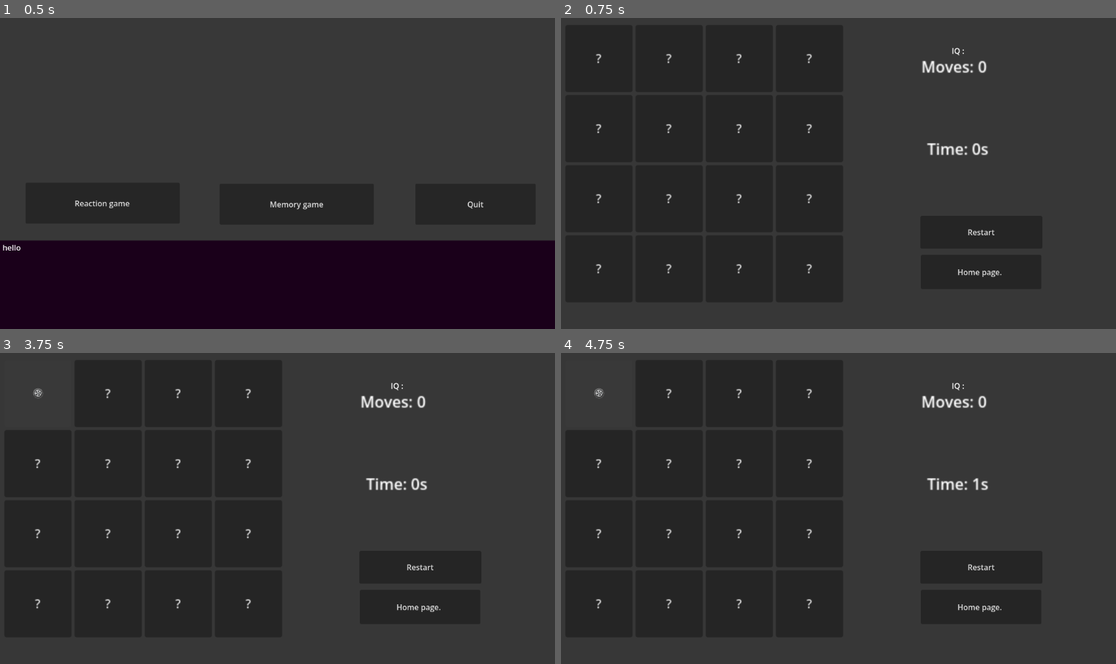
Above: before the commit, frames 1-4 (two rows, left to right).
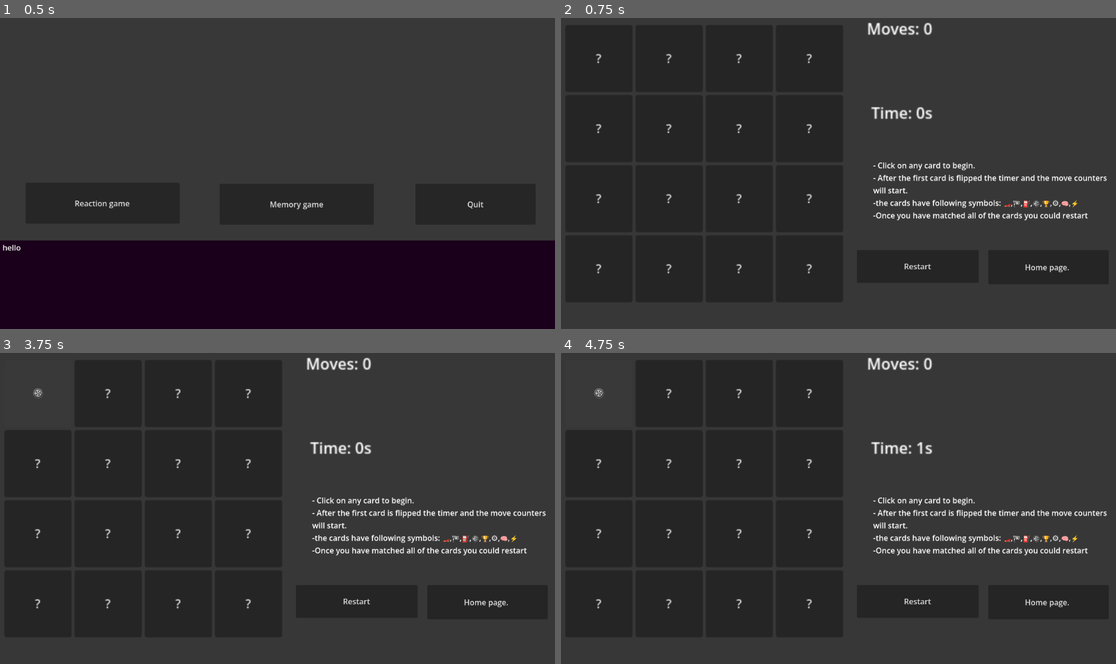
Above: after the commit, the same moments.

Repository: cipheruser-Yash/Year-12-dgt-Game-project
Game: Godot game, scene res://main_menu.tscn
Same seed, same stepped clock (60 frames per second), same inputs: the game is played once before the commit and once after it.
Inputs:
- Up to frame 1 (0.5 s): no input
- Up to frame 2 (0.75 s): click "Memory game" at 0.5 s
- Up to frame 3 (3.75 s): click "Restart" at 1.25 s; click "Restart" at 2 s; click "Restart" at 2.75 s; click "?" at 3.5 s
- Up to frame 4 (4.75 s): click "🛞" at 4.25 s

Frame 1 is identical in both runs. In frame 2, 2.7% of the frame differs, in the area x 55-99%, y 1-84%; in frame 3, 2.7%; in frame 4, 2.7%.

Commit message:
something
idk -

Diff:
--- a/game-/memory_game.tscn
+++ b/game-/memory_game.tscn
@@ -31,10 +31,10 @@
 anchors_preset = 15
 anchor_right = 1.0
 anchor_bottom = 1.0
-offset_left = 760.0
-offset_top = 250.0
-offset_right = 965.75
-offset_bottom = 350.25
+offset_left = 644.0
+offset_top = 175.0
+offset_right = 849.75
+offset_bottom = 275.25
 grow_horizontal = 2
 grow_vertical = 2
 scale = Vector2(2, 2)
@@ -43,33 +43,36 @@
 anchors_preset = 15
 anchor_right = 1.0
 anchor_bottom = 1.0
-offset_left = 748.0
-offset_top = 79.0
-offset_right = 933.25
-offset_bottom = 164.25
+offset_left = 635.0
+offset_right = 820.25
+offset_bottom = 85.25
 grow_horizontal = 2
 grow_vertical = 2
 scale = Vector2(2, 2)
 
-[node name="IQLabel" type="Label" parent="." unique_id=959881491]
-offset_left = 811.0
-offset_top = 58.0
-offset_right = 1046.0
-offset_bottom = 127.0
-text = "IQ : "
-
 [node name="Restart" type="Button" parent="." unique_id=1650962221]
-offset_left = 746.0
-offset_top = 413.0
-offset_right = 999.0
-offset_bottom = 481.0
+offset_left = 614.0
+offset_top = 484.0
+offset_right = 867.0
+offset_bottom = 552.0
 text = "Restart"
 
 [node name="HomeButton" type="Button" parent="." unique_id=138993438]
-offset_left = 747.0
-offset_top = 494.0
-offset_right = 997.0
-offset_bottom = 565.0
+offset_left = 887.0
+offset_top = 484.0
+offset_right = 1137.0
+offset_bottom = 555.0
 text = "Home page. "
 
+[node name="Label" type="Label" parent="." unique_id=728817028]
+offset_left = 648.0
+offset_top = 296.0
+offset_right = 1162.0
+offset_bottom = 408.0
+text = "- Click on any card to begin.
+- After the first card is flipped the timer and the move counters
+will start.
+-the cards have following symbols: 🏎️,🏁,⛽,🛞,🏆,⚙️,🧠,⚡
+-Once you have matched all of the cards you could restart "
+
 [connection signal="pressed" from="HomeButton" to="." method="_on_button_pressed"]
--- a/game-/reaction_game.tscn
+++ b/game-/reaction_game.tscn
@@ -272,14 +272,14 @@
 offset_top = 284.0
 offset_right = 412.0
 offset_bottom = 489.0
-text = "Click start to start the game.
-The lights will first turn red.
-Wait for the lights to go out (It will go from red to
+text = "-Click start to start the game.
+-The lights will first turn red.
+-Wait for the lights to go out (It will go from red to
  black).
-If clicked early you will have a
+-If clicked early you will have a
  jump start.
-You can tap anywhere once the
-liughts are out. "
+-You can tap anywhere once the
+lights are out. "
 
 [node name="StartBtn" type="Button" parent="." unique_id=594099833]
 offset_left = 422.0
